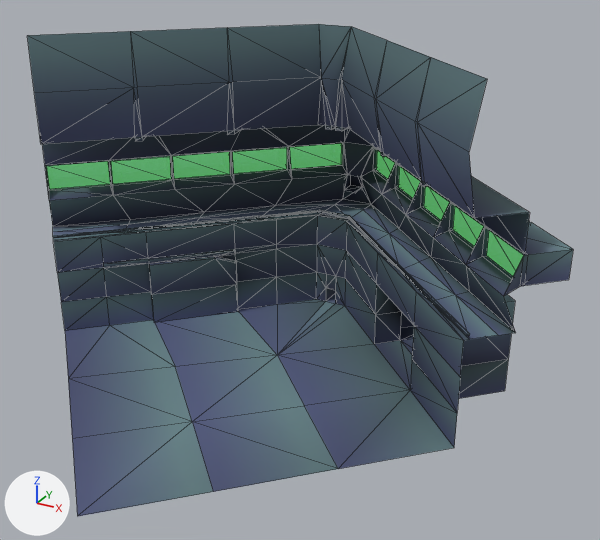
What one commit did to the glTF model locations-3D/garage-1.glb.
Camera for both pictures: a camera (50 mm lens) standing at (2.5, -3.77, 2.72) and looking at (0.23, 0.36, 0.65). Arrows for +X, +Y and +Z are at lower left; the lights stay in place. Mesh edges are drawn as thin lines. Vertices at the same position are counted once.

The first picture shows 'GARAGE', 'WINDOWS'.
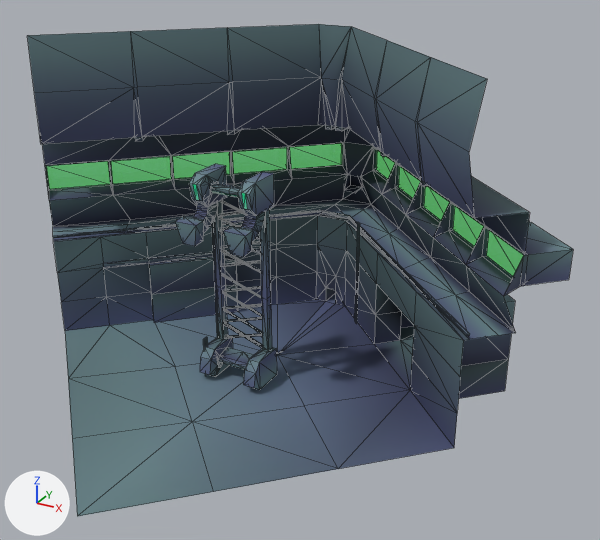
Location of each change, [x1, y1, x2, y2] in pixels of the pictures (600 x 540 px):
```json
{"part": 1, "of": "me_garage", "change": "added", "after": [175, 164, 277, 390]}
{"part": 2, "of": "me_garage", "change": "added", "after": [355, 222, 360, 322]}
{"part": 3, "of": "me_garage", "change": "surface changed", "before": [53, 207, 515, 517], "after": [53, 207, 515, 517]}
```

The change, as JSON lines over the scene's bpy script:
```json
{"block": "me_garage", "where": "# used by ob_garage; location = (0.0, 0.0, 0.0)"}
{"op": "remove", "block": "me_garage", "code": "me_garage.from_pydata(...)  # 365 vertices, 687 faces; spans x -1.82..1.82, y -1.47..2.0, z 0.0..2.0"}
{"op": "add", "block": "me_garage", "code": "me_garage.from_pydata(...)  # 791 vertices, 1445 faces; spans x -1.82..1.82, y -1.47..2.0, z -0.59..2.0"}
{"block": "me_garage", "change": "me_garage part 1: 398 vertices added at x -0.25..0.22, y -0.24..0.13, z -0.59..1.33"}
{"block": "me_garage", "change": "me_garage part 2: 28 vertices added at x 0.28..0.31, y 1.06..1.08, z -0.09..0.74"}
{"block": "me_garage", "change": "me_garage part 3: 94 kept faces spanning x -1.55..1.63, y -1.47..1.66, z 0.0..1.31 get new texture (UV) coordinates"}
```
